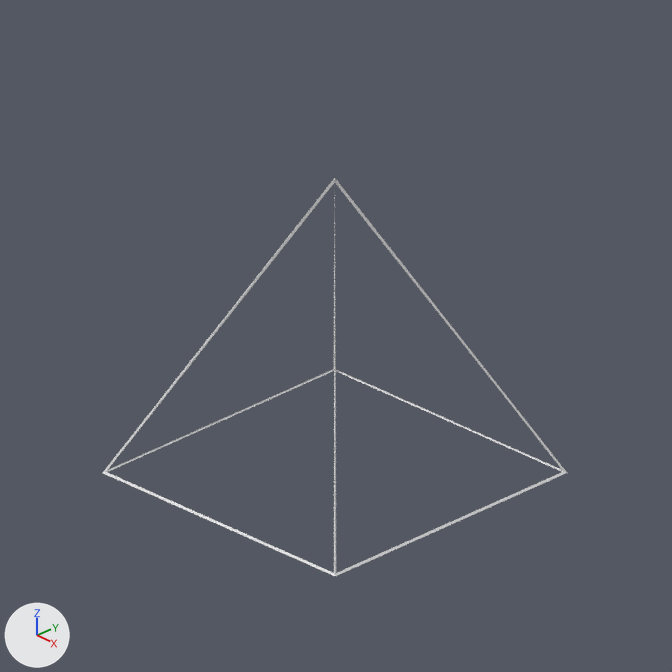
Before and after pictures for a commit that changed the Blender file ref/ref.blend.
Before and after are seen from the file's camera 'Camera'. The axes (+X, +Y, +Z) are drawn at lower left. The lights are the same throughout. The first picture is the older version.
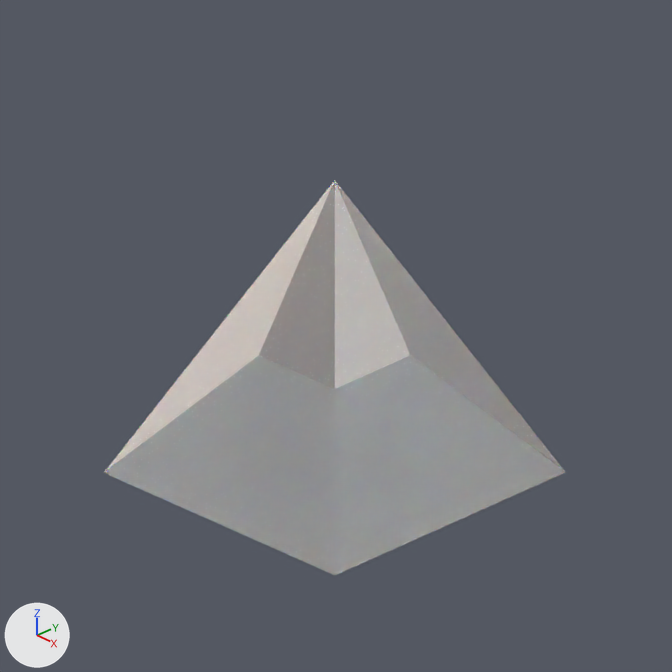
The newer file is also rescaled (x0.757), turned or shifted as a whole; pictures and numbers use the older file's frame.

Location of each change, [x1, y1, x2, y2] in pixels of the pictures (672 x 672 px):
'Cube', recoloured, modifiers changed: before [103, 178, 567, 576]; after [104, 180, 565, 575]

Diff of the bpy script that builds the scene:
```diff
--- a/ref/ref.blend.py
+++ b/ref/ref.blend.py
@@ mat_material @@
 mat_material = bpy.data.materials.new('Material')
-# nodes: BsdfPrincipled, OutputMaterial
+# nodes: AddShader x2, BsdfGlass x3, BsdfRefraction, Fresnel, LayerWeight, MixShader, OutputMaterial
+# colours: red #ff0600, green #07ff00, blue #0003ff
@@ ob_cube @@
 ob_cube.rotation_euler = (0.0, 0.0, 0.031)  # degrees (0, 0, 1.8)
-_m = ob_cube.modifiers.new('Wireframe', 'WIREFRAME')
```
